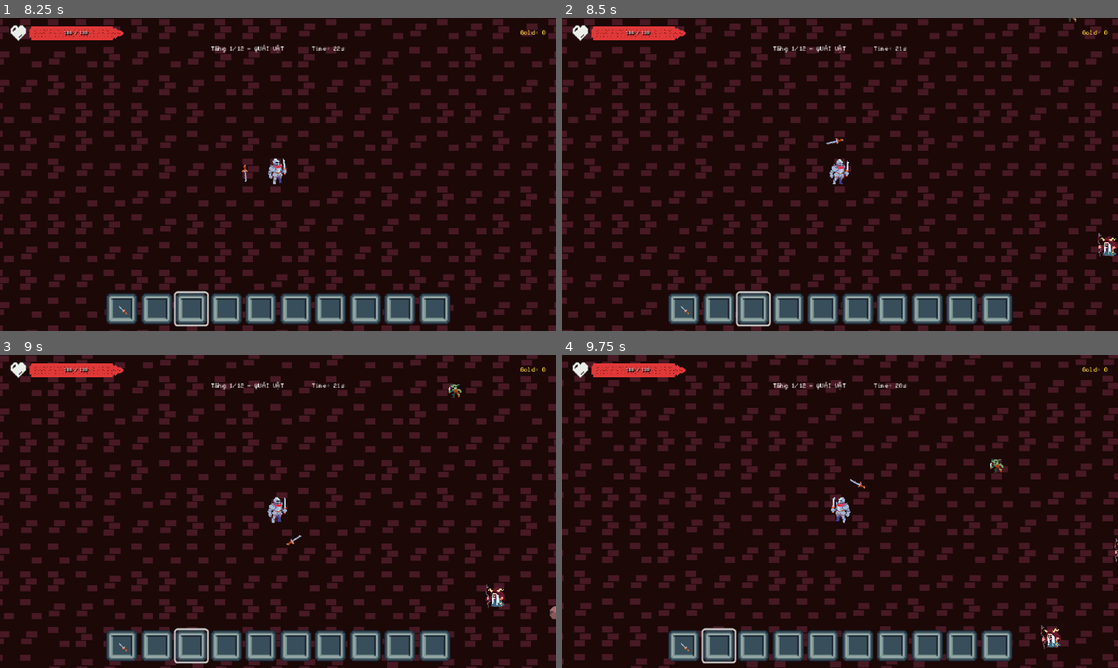
Above: before the commit, frames 1-4 (two rows, left to right).
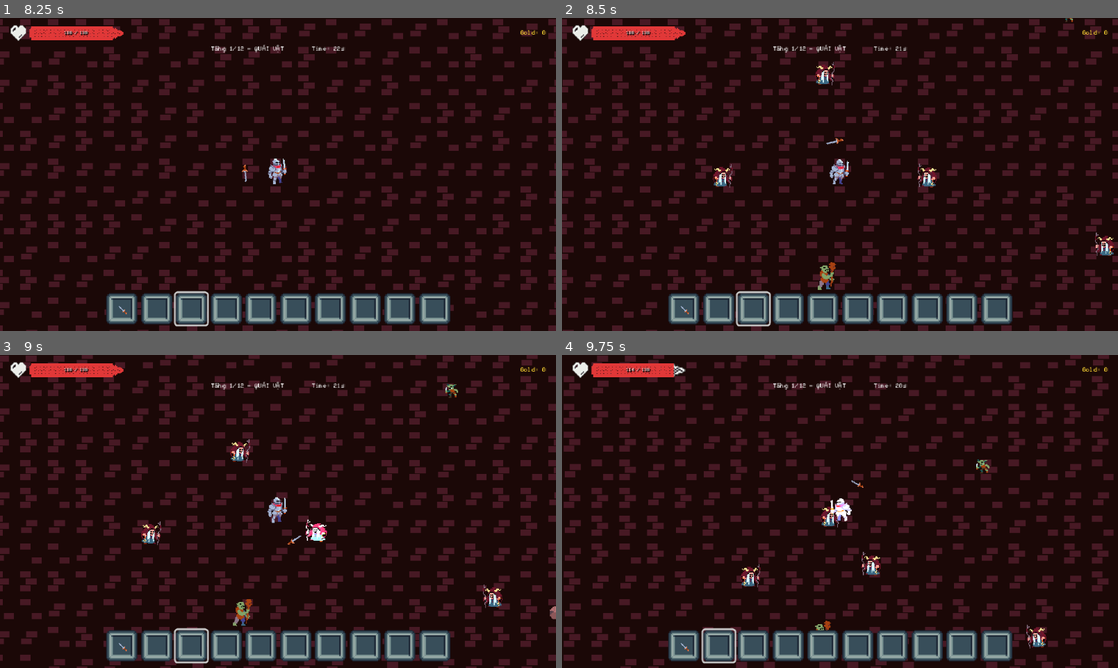
Above: after the commit, the same moments.

Repository: khanh-dinh26/NightSpire-Survival
Game: Godot game, scene res://src/ui/MainMenu.tscn
Two runs of this game, one before a commit and one after it. Both use one fixed random seed, a clock stepped at 60 frames per second and the inputs below. Sound files missing from this copy of the repository are replaced by a short silence.
Inputs (mouse positions are in pixels of both pictures, inside the frame that each line leads up to):
- Up to frame 1 (8.25 s): click "New Run" at 0.5 s; click (100, 171) at 1.25 s; click (278, 171) at 2 s; click (455, 171) at 2.75 s; click "Tiếp Tục (Chọn Anh Hùng)" at 3.5 s; click "BẮT ĐẦU CHUYẾN ĐI" at 4.25 s; click (122, 309) at 5.02 s; click "Hủy" at 5.75 s; tap Enter at 6.5 s; move the mouse to (400, 158) at 6.52 s; hold Right (ui_right) 6.53-7.28 s; tap E at 6.6, 8.1 s; move the mouse to (166, 190) at 7.27 s; hold Down (ui_down) 7.28-8.03 s; tap 1 at 7.35 s; move the mouse to (333, 105) at 8.02 s; hold Right (ui_right) from 8.03 s (still down)
- Up to frame 2 (8.5 s): keep holding Right (ui_right)
- Up to frame 3 (9 s): move the mouse to (250, 574) at 8.77 s; release Right (ui_right) at 8.78 s; hold Up (ui_up) from 8.78 s (still down); tap 1 at 8.85 s
- Up to frame 4 (9.75 s): move the mouse to (1006, 558) at 9.52 s; release Up (ui_up) at 9.53 s; hold Left (ui_left) from 9.53 s (still down); tap E at 9.6 s

Frame 1 is identical in both runs. In frame 2, 0.9% of the frame differs, in the area x 27-100%, y 0-87%; in frame 3, 1.0%; in frame 4, 36%, in the area x 0-100%, y 0-100%.

Commit message:
feat: elite giant monsters, pincer/formation spawns, and reduced arena monster density

Diff:
--- a/src/arena/Spawner.gd
+++ b/src/arena/Spawner.gd
@@ -16,6 +16,7 @@
 var _wave_timer: Timer = null
 var _enemy_scene: PackedScene = preload("res://src/entities/enemies/EnemyBase.tscn")
 var _boss_scene: PackedScene = preload("res://src/entities/enemies/BossBase.tscn")
+var _formation_tick_counter: int = 0
 
 
 func _ready() -> void:
@@ -93,7 +94,8 @@
 func _on_spawn_tick() -> void:
 	if not is_spawning or current_tower == null or current_floor_config == null:
 		return
-	if active_enemies >= current_floor_config.max_concurrent_enemies:
+	var max_allowed: int = mini(current_floor_config.max_concurrent_enemies, 26)
+	if active_enemies >= max_allowed:
 		return
 	_spawn_burst()
 
@@ -102,15 +104,118 @@
 	if current_tower.common_enemies.is_empty():
 		return
 
-	var burst_count: int = mini(
-		current_floor_config.enemies_per_burst,
-		current_floor_config.max_concurrent_enemies - active_enemies
-	)
+	var max_allowed: int = mini(current_floor_config.max_concurrent_enemies, 26)
+	var available_slots: int = max_allowed - active_enemies
+	if available_slots <= 0:
+		return
+
+	_formation_tick_counter += 1
+	# Periodically trigger special tactical formations (Pincer lines, Surround circle, Elite vanguard)
+	if _formation_tick_counter >= 3 and available_slots >= 4:
+		_formation_tick_counter = 0
+		_spawn_special_formation(available_slots)
+		return
+
+	var burst_count: int = mini(current_floor_config.enemies_per_burst, available_slots)
+	var floor_idx: int = current_floor_config.floor_index if current_floor_config != null else 1
+	var elite_chance: float = clampf(0.08 + float(floor_idx) * 0.015, 0.08, 0.25)
 
 	for i: int in range(burst_count):
 		var enemy_data: EnemyData = _get_tiered_enemy()
 		if enemy_data != null:
-			_spawn_enemy(enemy_data)
+			var make_elite: bool = (randf() <= elite_chance)
+			_spawn_enemy(enemy_data, make_elite)
+
+
+func _spawn_special_formation(available_slots: int) -> void:
+	var pattern: int = randi() % 3
+	match pattern:
+		0:
+			_spawn_pincer_lines(available_slots)
+		1:
+			_spawn_surrounding_circle(available_slots)
+		2:
+			_spawn_elite_vanguard(available_slots)
+
+
+func _spawn_pincer_lines(available_slots: int) -> void:
+	if arena == null:
+		return
+	var bounds: Rect2 = arena.get_spawn_bounds()
+	var horizontal: bool = (randi() % 2 == 0)
+	var per_side: int = clampi(available_slots / 2, 2, 4)
+
+	if horizontal:
+		var y_top: float = bounds.position.y + 6.0
+		var y_bot: float = bounds.end.y - 6.0
+		var x_start: float = bounds.position.x + 36.0
+		var x_end: float = bounds.end.x - 36.0
+		var step_x: float = (x_end - x_start) / maxf(float(per_side - 1), 1.0)
+
+		for i: int in range(per_side):
+			var x_pos: float = x_start + float(i) * step_x
+			var data_top: EnemyData = _get_tiered_enemy()
+			if data_top != null:
+				var is_lead: bool = (i == per_side / 2 and randf() <= 0.45)
+				_spawn_enemy(data_top, is_lead, Vector2(x_pos, y_top))
+
+			var data_bot: EnemyData = _get_tiered_enemy()
+			if data_bot != null:
+				_spawn_enemy(data_bot, false, Vector2(x_pos, y_bot))
+	else:
+		var x_left: float = bounds.position.x + 6.0
+		var x_right: float = bounds.end.x - 6.0
+		var y_start: float = bounds.position.y + 24.0
+		var y_end: float = bounds.end.y - 24.0
+		var step_y: float = (y_end - y_start) / maxf(float(per_side - 1), 1.0)
+
+		for i: int in range(per_side):
+			var y_pos: float = y_start + float(i) * step_y
+			var data_left: EnemyData = _get_tiered_enemy()
+			if data_left != null:
+				var is_lead: bool = (i == per_side / 2 and randf() <= 0.45)
+				_spawn_enemy(data_left, is_lead, Vector2(x_left, y_pos))
+
+			var data_right: EnemyData = _get_tiered_enemy()
+			if data_right != null:
+				_spawn_enemy(data_right, false, Vector2(x_right, y_pos))
+
+
+func _spawn_surrounding_circle(available_slots: int) -> void:
+	if arena == null:
+		return
+	var players: Array[Node] = get_tree().get_nodes_in_group(&"player")
+	var center: Vector2 = (players[0] as Node2D).global_position if players.size() > 0 else arena.get_center_position()
+	var bounds: Rect2 = arena.get_spawn_bounds()
+
+	var count: int = clampi(available_slots, 4, 6)
+	var radius: float = 125.0
+	var step_angle: float = TAU / float(count)
+
+	for i: int in range(count):
+		var angle: float = float(i) * step_angle
+		var pos: Vector2 = center + Vector2(cos(angle), sin(angle)) * radius
+		pos.x = clampf(pos.x, bounds.position.x + 8.0, bounds.end.x - 8.0)
+		pos.y = clampf(pos.y, bounds.position.y + 8.0, bounds.end.y - 8.0)
+		var data: EnemyData = _get_tiered_enemy()
+		if data != null:
+			var is_lead: bool = (i == 0 and randf() <= 0.35)
+			_spawn_enemy(data, is_lead, pos)
+
+
+func _spawn_elite_vanguard(available_slots: int) -> void:
+	var lead_data: EnemyData = _get_tiered_enemy()
+	if lead_data == null:
+		return
+	var lead_pos: Vector2 = _get_spawn_position()
+	_spawn_enemy(lead_data, true, lead_pos)
+
+	var flank_count: int = mini(available_slots - 1, 2)
+	for i: int in range(flank_count):
+		var flank_data: EnemyData = _get_tiered_enemy()
+		if flank_data != null:
+			var offset: Vector2 = Vector2(randf_range(-22.0, 22.0), randf_range(-22.0, 22.0))
+			_spawn_enemy(flank_data, false, lead_pos + offset)
 
 
 func _get_tiered_enemy() -> EnemyData:
@@ -143,7 +248,7 @@
 	return pool[randi() % pool.size()]
 
 
-func _spawn_enemy(data: EnemyData) -> void:
+func _spawn_enemy(data: EnemyData, is_elite: bool = false, custom_pos: Vector2 = Vector2.ZERO) -> void:
 	var enemy: EnemyBase = _enemy_scene.instantiate() as EnemyBase
 	var hp_scale: float = current_floor_config.enemy_hp_multiplier
 	var dmg_scale: float = current_floor_config.enemy_damage_multiplier
@@ -154,9 +259,14 @@
 		dmg_scale *= (1.0 + float(GameManager.dark_night_cycle) * 0.35)
 		spd_scale *= (1.0 + float(GameManager.dark_night_cycle) * 0.12)
 
-	enemy.setup(data, hp_scale, dmg_scale, spd_scale)
-
-	var spawn_pos: Vector2 = _get_spawn_position()
+	enemy.setup(data, hp_scale, dmg_scale, spd_scale, is_elite)
+
+	var spawn_pos: Vector2 = custom_pos if custom_pos != Vector2.ZERO else _get_spawn_position()
+	if arena != null:
+		var bounds: Rect2 = arena.get_spawn_bounds()
+		spawn_pos.x = clampf(spawn_pos.x, bounds.position.x + 4.0, bounds.end.x - 4.0)
+		spawn_pos.y = clampf(spawn_pos.y, bounds.position.y + 4.0, bounds.end.y - 4.0)
+
 	enemy.global_position = spawn_pos
 
 	if entities_container != null:
@@ -179,11 +289,11 @@
 
 	_spawn_boss_instance(data)
 
-	# Spawn 2-3 supporting minions
+	# Spawn 2-3 supporting minions (one of which is an Elite minion)
 	for i: int in range(3):
 		if not current_tower.common_enemies.is_empty():
 			var minion_data: EnemyData = current_tower.common_enemies[i % current_tower.common_enemies.size()]
-			_spawn_enemy(minion_data)
+			_spawn_enemy(minion_data, (i == 0))
 
 
 func _spawn_final_boss() -> void:
@@ -191,11 +301,11 @@
 		return
 	_spawn_boss_instance(current_tower.final_boss)
 
-	# Spawn 2 minions
+	# Spawn 2 minions (one of which is an Elite minion)
 	for i: int in range(2):
 		if not current_tower.common_enemies.is_empty():
 			var minion_data: EnemyData = current_tower.common_enemies[i % current_tower.common_enemies.size()]
-			_spawn_enemy(minion_data)
+			_spawn_enemy(minion_data, (i == 0))
 
 
 func _spawn_boss_instance(boss_data: EnemyData) -> void:
--- a/src/data/floors/floor_01.tres
+++ b/src/data/floors/floor_01.tres
@@ -9,7 +9,7 @@
 wave_duration = 25.0
 spawn_interval = 2.0
 enemies_per_burst = 2
-max_concurrent_enemies = 10
+max_concurrent_enemies = 8
 enemy_hp_multiplier = 1.0
 enemy_damage_multiplier = 1.0
 enemy_speed_multiplier = 1.0
--- a/src/data/floors/floor_02.tres
+++ b/src/data/floors/floor_02.tres
@@ -8,8 +8,8 @@
 floor_type = 0
 wave_duration = 30.0
 spawn_interval = 1.6
-enemies_per_burst = 3
-max_concurrent_enemies = 16
+enemies_per_burst = 2
+max_concurrent_enemies = 11
 enemy_hp_multiplier = 1.35
 enemy_damage_multiplier = 1.15
 enemy_speed_multiplier = 1.05
--- a/src/data/floors/floor_03.tres
+++ b/src/data/floors/floor_03.tres
@@ -8,8 +8,8 @@
 floor_type = 0
 wave_duration = 35.0
 spawn_interval = 1.2
-enemies_per_burst = 4
-max_concurrent_enemies = 24
+enemies_per_burst = 3
+max_concurrent_enemies = 14
 enemy_hp_multiplier = 1.8
 enemy_damage_multiplier = 1.3
 enemy_speed_multiplier = 1.1
--- a/src/data/floors/floor_05.tres
+++ b/src/data/floors/floor_05.tres
@@ -8,8 +8,8 @@
 floor_type = 0
 wave_duration = 35.0
 spawn_interval = 1.0
-enemies_per_burst = 5
-max_concurrent_enemies = 32
+enemies_per_burst = 3
+max_concurrent_enemies = 16
 enemy_hp_multiplier = 2.4
 enemy_damage_multiplier = 1.4
 enemy_speed_multiplier = 1.15
--- a/src/data/floors/floor_06.tres
+++ b/src/data/floors/floor_06.tres
@@ -8,8 +8,8 @@
 floor_type = 0
 wave_duration = 40.0
 spawn_interval = 0.8
-enemies_per_burst = 6
-max_concurrent_enemies = 40
+enemies_per_burst = 4
+max_concurrent_enemies = 18
 enemy_hp_multiplier = 3.2
 enemy_damage_multiplier = 1.6
 enemy_speed_multiplier = 1.2
--- a/src/data/floors/floor_07.tres
+++ b/src/data/floors/floor_07.tres
@@ -8,8 +8,8 @@
 floor_type = 0
 wave_duration = 45.0
 spawn_interval = 0.6
-enemies_per_burst = 7
-max_concurrent_enemies = 50
+enemies_per_burst = 4
+max_concurrent_enemies = 20
 enemy_hp_multiplier = 4.2
 enemy_damage_multiplier = 1.8
 enemy_speed_multiplier = 1.25
--- a/src/data/floors/floor_10.tres
+++ b/src/data/floors/floor_10.tres
@@ -8,8 +8,8 @@
 floor_type = 0
 wave_duration = 45.0
 spawn_interval = 0.6
-enemies_per_burst = 7
-max_concurrent_enemies = 45
+enemies_per_burst = 4
+max_concurrent_enemies = 22
 enemy_hp_multiplier = 4.8
 enemy_damage_multiplier = 2.0
 enemy_speed_multiplier = 1.25
--- a/src/data/floors/floor_11.tres
+++ b/src/data/floors/floor_11.tres
@@ -8,8 +8,8 @@
 floor_type = 0
 wave_duration = 50.0
 spawn_interval = 0.5
-enemies_per_burst = 8
-max_concurrent_enemies = 50
+enemies_per_burst = 4
+max_concurrent_enemies = 24
 enemy_hp_multiplier = 5.5
 enemy_damage_multiplier = 2.2
 enemy_speed_multiplier = 1.3
--- a/src/entities/enemies/EnemyBase.gd
+++ b/src/entities/enemies/EnemyBase.gd
@@ -8,6 +8,8 @@
 var hp_mult: float = 1.0
 var dmg_mult: float = 1.0
 var speed_mult: float = 1.0
+var is_elite: bool = false
+var base_scale: Vector2 = Vector2.ONE
 
 # ── Preloaded textures ────────────────────────────────────────────────
 var _monsters_tex: Texture2D = preload("res://assets/sprites/monsters.png")
@@ -27,11 +29,12 @@
 var _knockback_velocity: Vector2 = Vector2.ZERO
 
 
-func setup(enemy_data: EnemyData, p_hp_mult: float = 1.0, p_dmg_mult: float = 1.0, p_spd_mult: float = 1.0) -> void:
+func setup(enemy_data: EnemyData, p_hp_mult: float = 1.0, p_dmg_mult: float = 1.0, p_spd_mult: float = 1.0, p_is_elite: bool = false) -> void:
 	data = enemy_data
 	hp_mult = p_hp_mult
 	dmg_mult = p_dmg_mult
 	speed_mult = p_spd_mult
+	is_elite = p_is_elite
 
 
 func _ready() -> void:
@@ -51,6 +54,15 @@
 	sprite.region_enabled = true
 	sprite.region_rect = data.sprite_region
 
+	# Elite setup: bigger, beefier, glowing aura
+	if is_elite:
+		base_scale = Vector2(1.65, 1.65)
+		scale = base_scale
+		current_hp = roundi(current_hp * 2.6)
+		dmg_mult *= 1.3
+		modulate = Color(1.35, 0.75, 0.5, 1.0)
+		_start_elite_aura()
+
 	# Connect hitbox
 	hitbox.body_entered.connect(_on_hitbox_body_entered)
 
@@ -59,6 +71,13 @@
 
 	# Start walk oscillation tween
 	_start_walk_animation()
+
+
+func _start_elite_aura() -> void:
+	var tw: Tween = create_tween()
+	tw.set_loops()
+	tw.tween_property(self, ^"modulate", Color(1.5, 0.55, 0.35, 1.0), 0.45)
+	tw.tween_property(self, ^"modulate", Color(1.3, 0.85, 0.55, 1.0), 0.45)
 
 
 func _physics_process(delta: float) -> void:
@@ -126,10 +145,11 @@
 	tw.set_parallel(true)
 	# White flash
 	tw.tween_property(self, ^"modulate", Color(3.0, 3.0, 3.0, 1.0), 0.0)
-	tw.tween_property(self, ^"modulate", Color(1.0, 1.0, 1.0, 1.0), 0.08).set_delay(0.08)
-	# Squash
-	tw.tween_property(self, ^"scale", Vector2(1.3, 0.7), 0.04)
-	tw.tween_property(self, ^"scale", Vector2(1.0, 1.0), 0.08).set_delay(0.04)
+	var restore_color: Color = Color(1.35, 0.75, 0.5, 1.0) if is_elite else Color(1.0, 1.0, 1.0, 1.0)
+	tw.tween_property(self, ^"modulate", restore_color, 0.08).set_delay(0.08)
+	# Squash relative to base_scale
+	tw.tween_property(self, ^"scale", base_scale * Vector2(1.25, 0.75), 0.04)
+	tw.tween_property(self, ^"scale", base_scale, 0.08).set_delay(0.04)
 
 
 # ── Death ─────────────────────────────────────────────────────────────
@@ -147,13 +167,23 @@
 	var luck: float = p.luck_stat if p != null else 0.0
 
 	var drop_chance: float = 0.70 + (luck * 0.15)
-	var drops_gold: bool = randf() <= drop_chance
+	var drops_gold: bool = randf() <= drop_chance or is_elite
 	var gold_value: int = randi_range(data.gold_drop_min, data.gold_drop_max) if data != null else 1
-	gold_value = clampi(gold_value, 1, 3)
+	if is_elite:
+		gold_value = randi_range(4, 7)
+	else:
+		gold_value = clampi(gold_value, 1, 3)
 
 	EventBus.enemy_killed.emit(global_position, gold_value if drops_gold else 0)
 	if drops_gold:
-		_spawn_gold(gold_value)
+		if is_elite:
+			var split_count: int = randi_range(2, 3)
+			var per_coin: int = maxi(1, gold_value / split_count)
+			for i: int in range(split_count):
+				var offset: Vector2 = Vector2(randf_range(-12.0, 12.0), randf_range(-12.0, 12.0))
+				_spawn_gold(per_coin, global_position + offset)
+		else:
+			_spawn_gold(gold_value, global_position)
 
 	# Check player buffs (Vampire chalice & Lucky drops)
 	if p != null:
@@ -168,7 +198,7 @@
 			if randf() <= 0.35:
 				p.heal(5)
 			else:
-				_spawn_gold(1)
+				_spawn_gold(1, global_position)
 
 	# Death tween: scale to 0 + fade
 	if _walk_tween != null and _walk_tween.is_valid():
@@ -180,10 +210,10 @@
 	tw.chain().tween_callback(queue_free)
 
 
-func _spawn_gold(gold_value: int) -> void:
+func _spawn_gold(gold_value: int, pos: Vector2 = Vector2.ZERO) -> void:
 	var gold_pickup: GoldPickup = _gold_pickup_scene.instantiate() as GoldPickup
 	gold_pickup.gold_amount = gold_value
-	gold_pickup.global_position = global_position
+	gold_pickup.global_position = pos if pos != Vector2.ZERO else global_position
 	get_tree().current_scene.add_child(gold_pickup)
 
 
